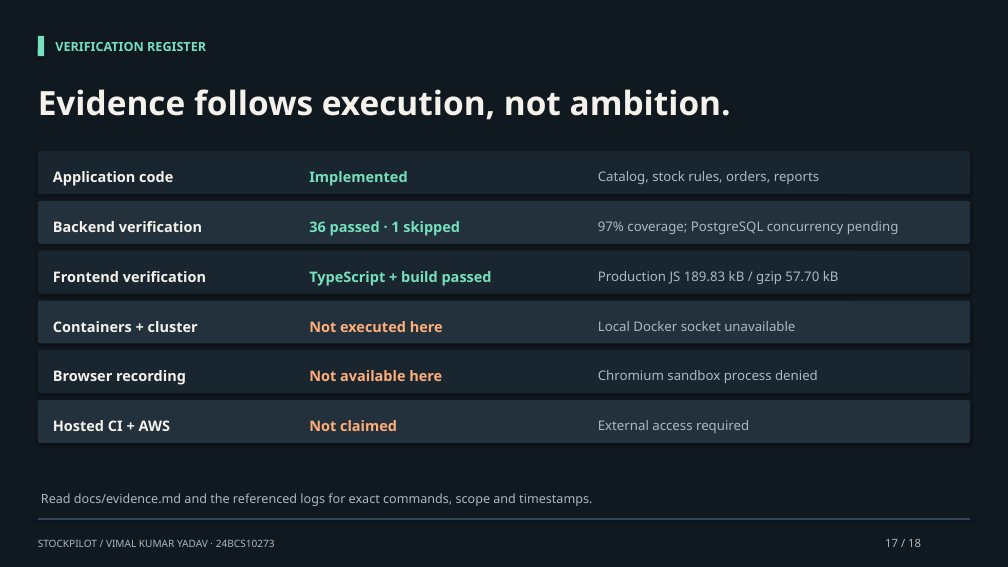
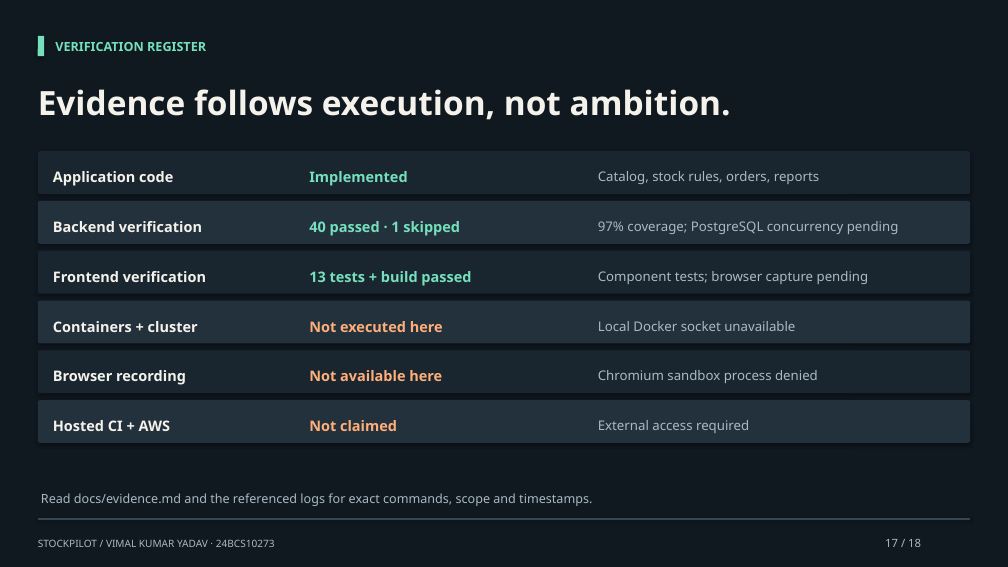
Before and after one commit to vimalyad/stockpilot-devops-capstone, a slide deck: slide 17 of docs/presentation/StockPilot-Capstone.pptx. Drawn at 1008x567 pixels with LibreOffice and Linux fonts; fonts in the diff are those of the drawing. Boxes give left, top, right and bottom in pixels: in the first picture for what was removed or moved away, otherwise in the second. Text is boxed around its words. In the diff, an @@ line names an element or a change of style, - is before the commit and + after.

```diff
--- a/docs/presentation/StockPilot-Capstone.pptx
+++ b/docs/presentation/StockPilot-Capstone.pptx
@@ text at (x1=309, y1=221, x2=460, y2=236): text changed @@
-36 passed · 1 skipped
+40 passed · 1 skipped
@@ text at (x1=309, y1=271, x2=471, y2=286): text changed @@
-TypeScript + build passed
+13 tests + build passed
@@ text at (x1=598, y1=271, x2=869, y2=284): text changed @@
-Production JS 189.83 kB / gzip 57.70 kB
+Component tests; browser capture pending
```
Also in this commit, not shown: 6 other slides changed, 19 other files.
